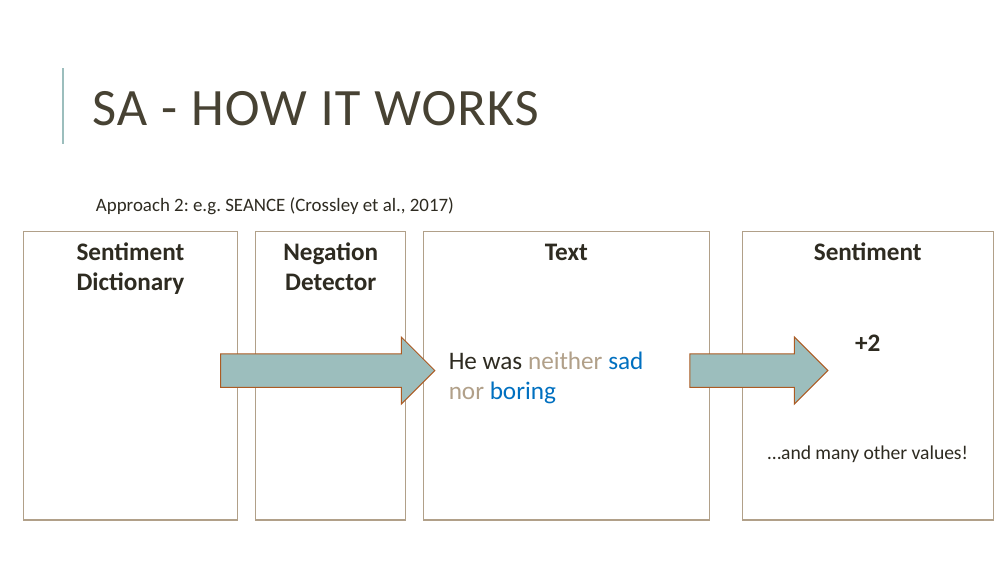
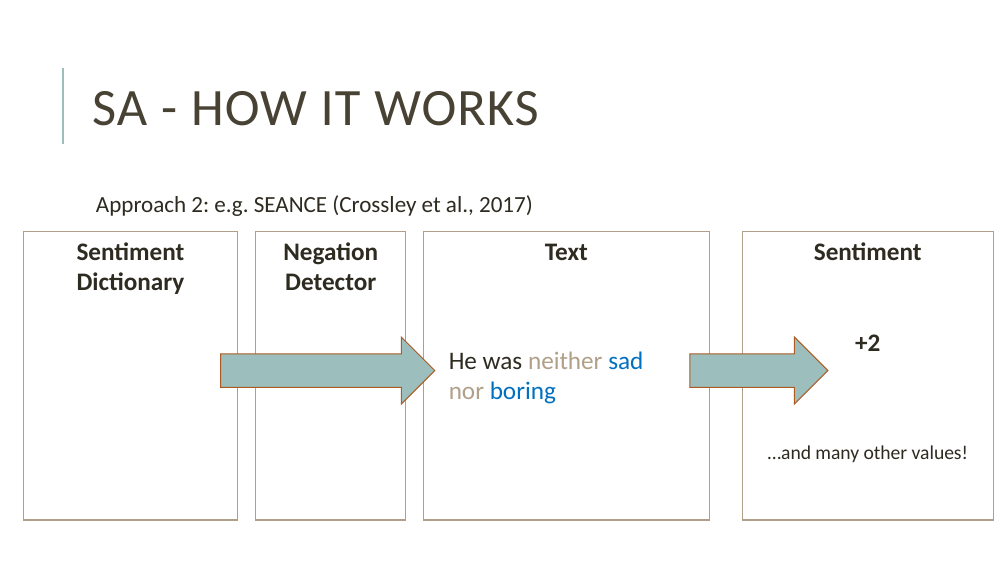
Before and after one commit to giuliagrisot/Sentiment_Analysis_CDH_Data_School_2024, a slide deck: slide 13 of SA.pptx (slide 14 before the commit). Drawn at 1008x567 pixels with LibreOffice and Linux fonts; fonts in the diff are those of the drawing. Boxes give left, top, right and bottom in pixels: in the first picture for what was removed or moved away, otherwise in the second. Text is boxed around its words. In the diff, an @@ line names an element or a change of style, - is before the commit and + after.

```diff
--- a/SA.pptx
+++ b/SA.pptx
@@ text "Approach 2: e.g. SEANCE (Crossley ..." at (96,195,533,216): size 18 to 22 pt; line spacing 1 to 0.9 @@
```
Also in this commit, not shown: 9 other slides changed, 3 slides added, 6 slides removed.
